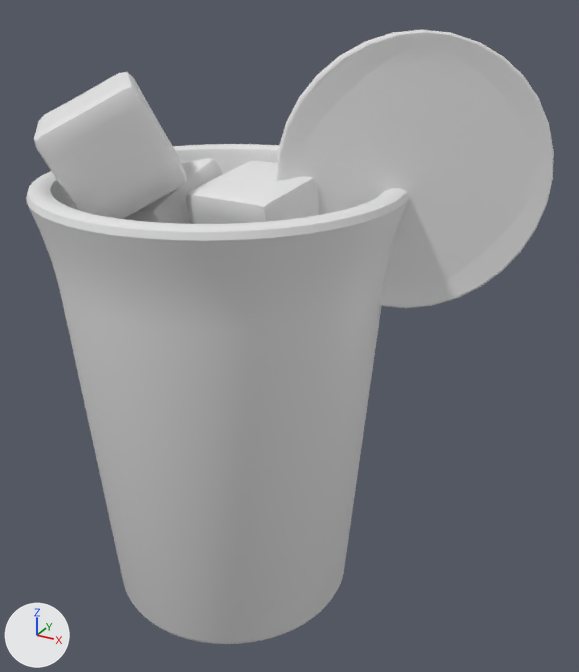
An edit to the OBJ model public/assets/drink-baked/blog0120.obj, drawn before and after from the same camera.
Before and after are seen from a camera (50 mm lens) standing at (3.42, -5.13, 5.07) and looking at (0.54, 0.1, 2.46). Every picture has the same lights, and +X, +Y and +Z are marked at lower left. The picture after the commit comes second. Where no turn or scale is listed for an object, it has been applied to the vertices.
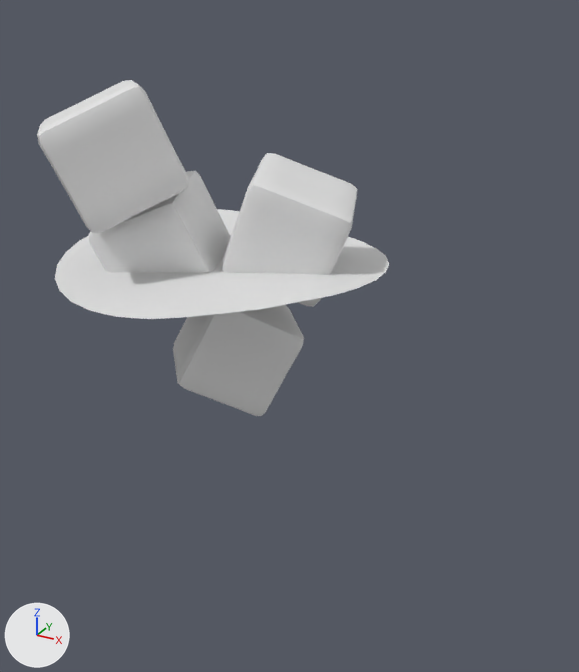
Boxes (x1, y1, x2, y2) around the edits, measured in the pictures (579 x 672 px; the box of a moved part takes in the faces that stretch with it):
```json
{"object": "Cylinder", "change": "deleted", "before": [26, 144, 409, 644]}
{"object": "Circle.001", "change": "deleted", "before": [276, 29, 554, 308]}
{"object": "Cube.003", "change": "reshaped", "before": [34, 72, 187, 219], "after": [37, 80, 189, 233]}
{"object": "Cube.002", "change": "reshaped", "before": [186, 160, 319, 224], "after": [222, 153, 357, 307]}
{"object": "Cube.001", "change": "reshaped", "before": [124, 158, 223, 224], "after": [88, 171, 231, 273]}
{"part": 4, "of": "me_plane", "change": "moved or reshaped", "after": [55, 209, 389, 319], "on screen": "not visible before"}
{"object": "Cube", "change": "unchanged, uncovered by the edit", "after": [173, 305, 304, 416]}
```

Edits to the scene script, one JSON object a line:
```json
{"block": "me_cube_001", "where": "# used by ob_cube_001; location = (0.0, 0.0, 0.0)"}
{"op": "remove", "block": "me_cube_001", "code": "me_cube_001.from_pydata(...)  # 386 vertices, 384 faces; spans x -0.987..0.037, y -0.512..0.573, z 2.685..3.798"}
{"op": "add", "block": "me_cube_001", "code": "me_cube_001.from_pydata(...)  # 386 vertices, 384 faces; spans x -1.02..0.138, y -0.713..0.375, z 2.624..3.691"}
{"block": "me_cube_001", "change": "me_cube_001 part 1: the whole mesh is multiplied about its middle by the matrix ((0.883, -0.409, -0.232), (0.453, 0.871, 0.19), (0.124, -0.273, 0.954)), then moved by (0.034, -0.2, -0.084)"}
{"block": "me_cube_002", "where": "# used by ob_cube_002; location = (0.0, 0.0, 0.0)"}
{"op": "remove", "block": "me_cube_002", "code": "me_cube_002.from_pydata(...)  # 386 vertices, 384 faces; spans x -0.05..0.891, y -0.563..0.432, z 2.907..3.832"}
{"op": "add", "block": "me_cube_002", "code": "me_cube_002.from_pydata(...)  # 386 vertices, 384 faces; spans x -0.078..1.097, y -0.325..0.686, z 2.802..3.852"}
{"block": "me_cube_002", "change": "me_cube_002 part 2: the whole mesh is multiplied about its middle by the matrix ((0.196, -0.954, 0.229), (0.026, -0.228, -0.973), (0.98, 0.196, -0.019)), then moved by (0.089, 0.245, -0.042)"}
{"block": "me_cube_003", "where": "# used by ob_cube_003; location = (0.0, 0.0, 0.0)"}
{"op": "remove", "block": "me_cube_003", "code": "me_cube_003.from_pydata(...)  # 386 vertices, 384 faces; spans x -1.23..0.0, y -1.134..0.089, z 3.421..4.463"}
{"op": "add", "block": "me_cube_003", "code": "me_cube_003.from_pydata(...)  # 386 vertices, 384 faces; spans x -1.185..0.047, y -1.158..0.04, z 3.403..4.442"}
{"block": "me_cube_003", "change": "me_cube_003 part 3: the whole mesh is multiplied about its middle by the matrix ((0.444, -0.495, -0.747), (-0.436, 0.608, -0.663), (0.782, 0.62, 0.054)), then moved by (0.046, -0.037, -0.02)"}
{"block": "me_plane", "where": "# used by ob_plane; location = (0.0, 0.0, 0.0)"}
{"op": "remove", "block": "me_plane", "code": "me_plane.from_pydata(...)  # 256 vertices, 76 faces; spans x -1.31..1.31, y -1.3..1.3, z 3.0..3.14"}
{"op": "add", "block": "me_plane", "code": "me_plane.from_pydata(...)  # 226 vertices, 167 faces; spans x -1.31..1.31, y -1.31..1.31, z 3.0..3.14"}
{"block": "me_plane", "change": "me_plane part 4: 10 vertices moved from x -1.21..1.21, y -1.29..1.29, z 3.03..3.06 to x -1.21..1.21, y -1.31..1.31, z 3.02..3.06; 180 vertices removed from x -1.31..1.31, y -1.3..1.3, z 3.0..3.14; 150 vertices added at x -1.29..1.29, y -1.31..1.31, z 3.0..3.14"}
{"op": "remove", "block": "ob_circle_001", "code": ["ob_circle_001 = bpy.data.objects.new('Circle.001', me_circle_001)", "ob_circle_001.location = (0.0, 0.0, 0.0)"]}
{"op": "remove", "block": "ob_cylinder", "code": ["ob_cylinder = bpy.data.objects.new('Cylinder', me_cylinder)", "ob_cylinder.location = (0.0, 0.0, 0.0)"]}
```
